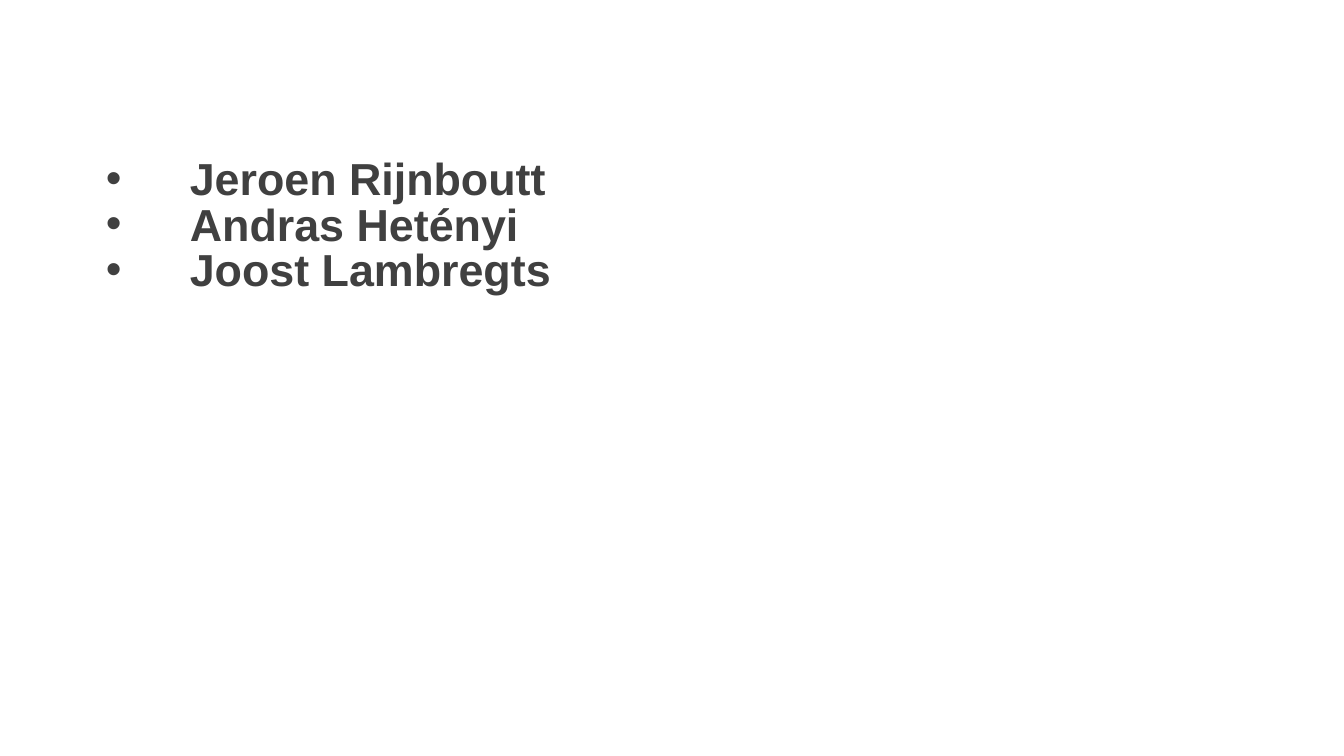
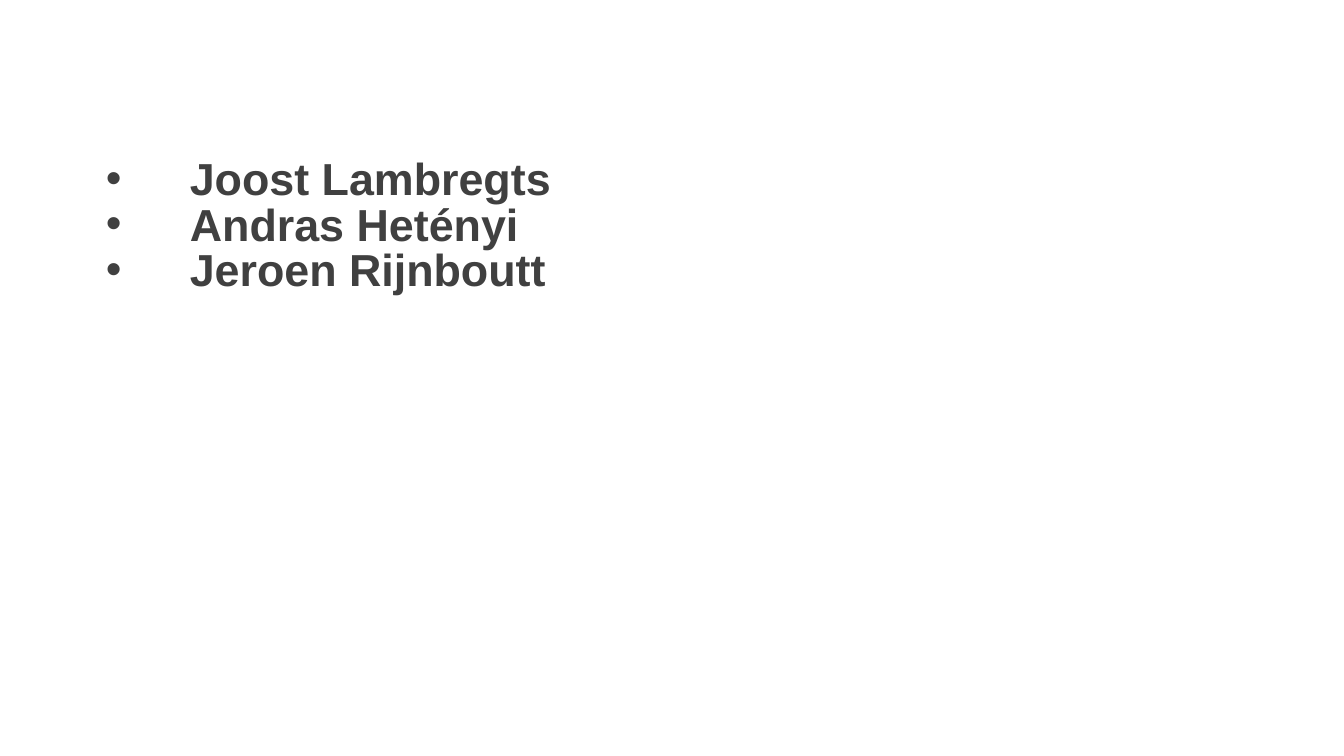
Before and after one commit to AMISConclusion/sig-typescript-unit-testing, a slide deck: slide 2 of typescript_unit_testing_with_vitest.pptx. Drawn at 1344x756 pixels with LibreOffice and Linux fonts; fonts in the diff are those of the drawing; background and template pictures are left out. Boxes give left, top, right and bottom in pixels: in the first picture for what was removed or moved away, otherwise in the second. Text is boxed around its words. In the diff, an @@ line names an element or a change of style, - is before the commit and + after.

```diff
--- a/typescript_unit_testing_with_vitest.pptx
+++ b/typescript_unit_testing_with_vitest.pptx
@@ text at box(190, 162, 551, 249): paragraphs added @@
+• Joost Lambregts
+• Andras Hetényi
@@ text at box(190, 208, 551, 295): paragraphs removed @@
-• Andras Hetényi
-• Joost Lambregts
```
Also in this commit, not shown: 11 other slides changed, 1 other file.
